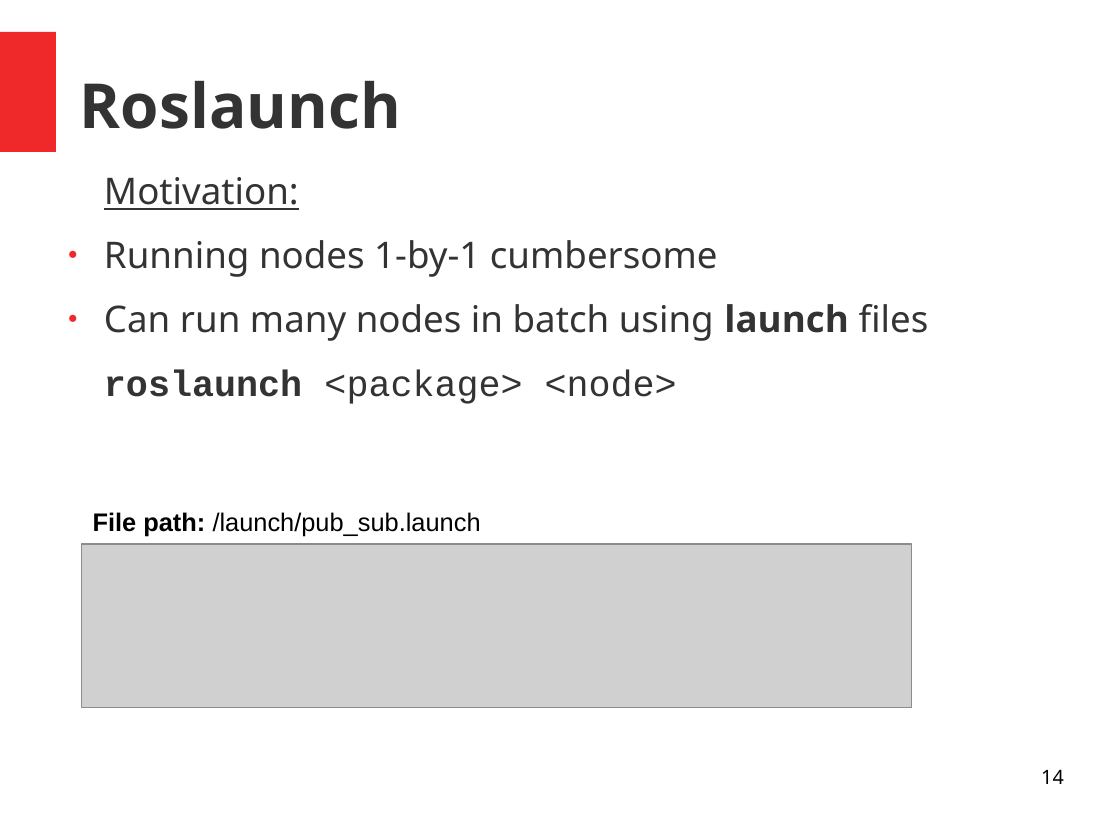
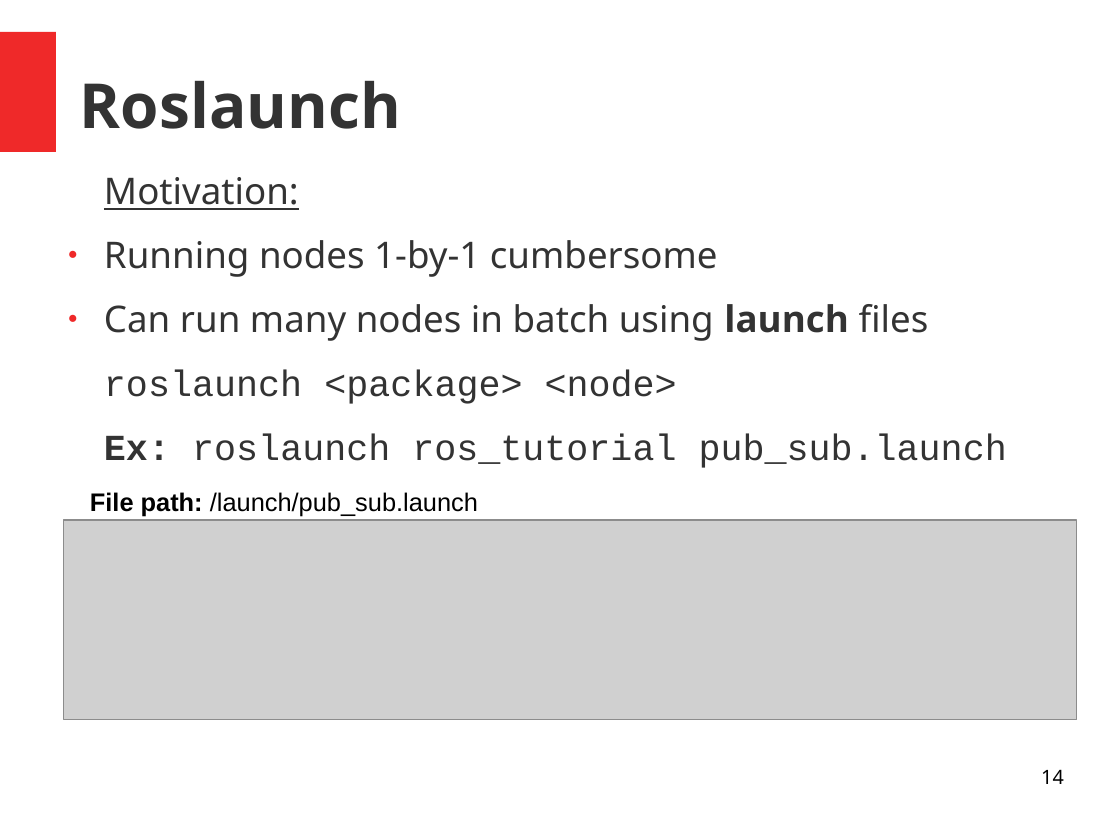
Before and after one commit to comp417-fall2019-tutorials/ros_tutorial, a slide deck: slide 14 of slides/Ros_Tutorial.odp. Drawn at 1120x840 pixels with LibreOffice and Linux fonts; fonts in the diff are those of the drawing; grey boxes stand for pictures; background and template pictures are left out. Boxes give left, top, right and bottom in pixels: in the first picture for what was removed or moved away, otherwise in the second. Text is boxed around its words. In the diff, an @@ line names an element or a change of style, - is before the commit and + after.

```diff
--- a/slides/Ros_Tutorial.odp
+++ b/slides/Ros_Tutorial.odp
@@ text at <box>104,370,677,404</box>: bold off in "roslaunch" @@
@@ text at <box>104,434,1007,468</box>: paragraph added @@
+Ex: roslaunch ros_tutorial pub_sub.launch
@@ text "File path: /launch/pub_sub.launch": place and size @@
-text "File path: /launch/pub_sub.launch" at <box>93,512,481,537</box>
+text "File path: /launch/pub_sub.launch" at <box>90,492,478,517</box>
@@ picture: place and size @@
-picture at <box>81,544,913,707</box>
+picture at <box>64,520,1077,721</box>
```
Also in this commit, not shown: 11 other slides changed, 1 other file.
